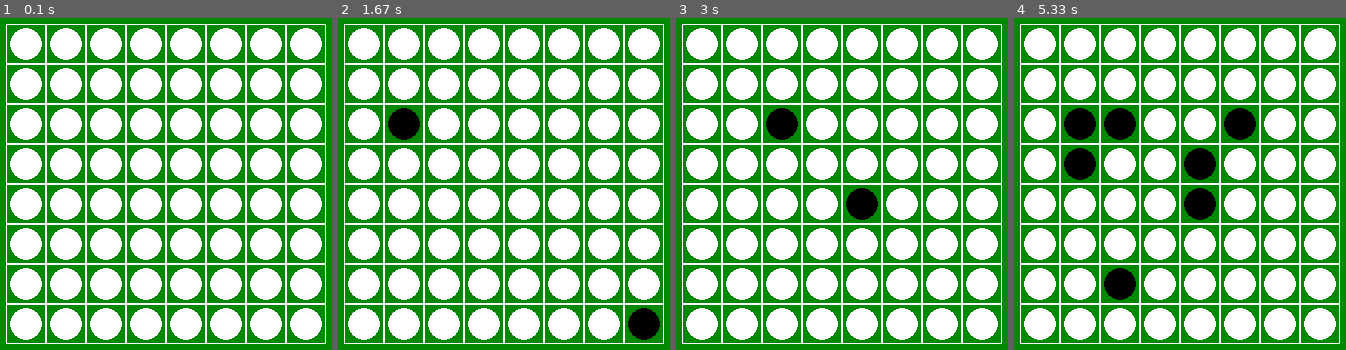
Above: before the commit, frames 1-4 (left to right).
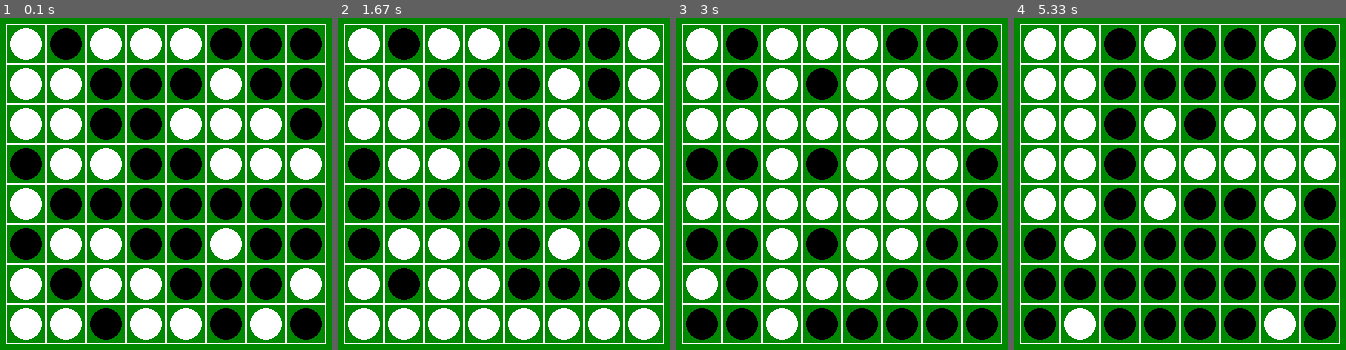
Above: after the commit, the same moments.

Repository: WanderDistrict/pygame
Game: pygame game, started from homework/main.py
Two runs of this game, one before a commit and one after it. Both use one fixed random seed, a clock stepped at 60 frames per second and the inputs below.
Inputs (mouse positions are in pixels of both pictures, inside the frame that each line leads up to):
- Up to frame 1 (0.1 s): no input
- Up to frame 2 (1.67 s): click (504, 184) at 0.38 s; click (507, 207) at 0.72 s; click (397, 134) at 1.05 s; click (626, 303) at 1.38 s
- Up to frame 3 (3 s): click (762, 117) at 1.72 s; click (845, 220) at 2.05 s; click (971, 313) at 2.38 s; click (795, 114) at 2.72 s
- Up to frame 4 (5.33 s): click (1269, 154) at 3.05 s; click (1286, 177) at 3.38 s; click (1249, 124) at 3.72 s; click (1080, 117) at 4.05 s; click (1196, 170) at 4.38 s; click (1080, 164) at 4.72 s; click (1130, 283) at 5.05 s

The runs differ from the first frame. In frame 1, 24% of the frame differs, in the area x 3-97%, y 3-97%; in frame 2, 22%; in frame 3, 22%; in frame 4, 26%.

Commit message:
save 5 (idk)

Diff:
--- a/homework/board.py
+++ b/homework/board.py
@@ -1,3 +1,5 @@
+from __future__ import annotations
+
 import pygame as pg
 
 
--- a/homework/my_board.py
+++ b/homework/my_board.py
@@ -1,9 +1,17 @@
 import pygame as pg
+import random
 
 from board import Board
 
 
 class Game(Board):
+    def __init__(self, width: int, height: int, left: int = 10, top: int = 10, cell_size: int = 40):
+        super().__init__(width, height, left, top, cell_size, initial_value=0)
+        for row in range(height):
+            for col in range(width):
+                self._board[row][col] = random.randint(0, 1)
+        self.current_player = 0
+
     def draw_cell(self, screen: pg.Surface, row: int, col: int, rect: pg.Rect) -> None:
         if self._board[row][col] == 0:
             color = pg.Color('white')
@@ -11,7 +19,13 @@
             color = pg.Color('black')
         pg.draw.circle(screen, color, rect.center, rect.w * 0.4)
 
-    def on_click(self, row: int, col: int) -> None:\
-        # TODO: turn check
-        # it's an example. Code should be different
-        self._board[row][col] = 1 - self._board[row][col]
+    def on_click(self, row: int, col: int) -> None:
+        if self._board[row][col] == self.current_player:
+            return
+
+        for i in range(self._width):
+            self._board[row][i] = self.current_player
+        for i in range(self._height):
+            self._board[i][col] = self.current_player
+
+        self.current_player = 1 - self.current_player
